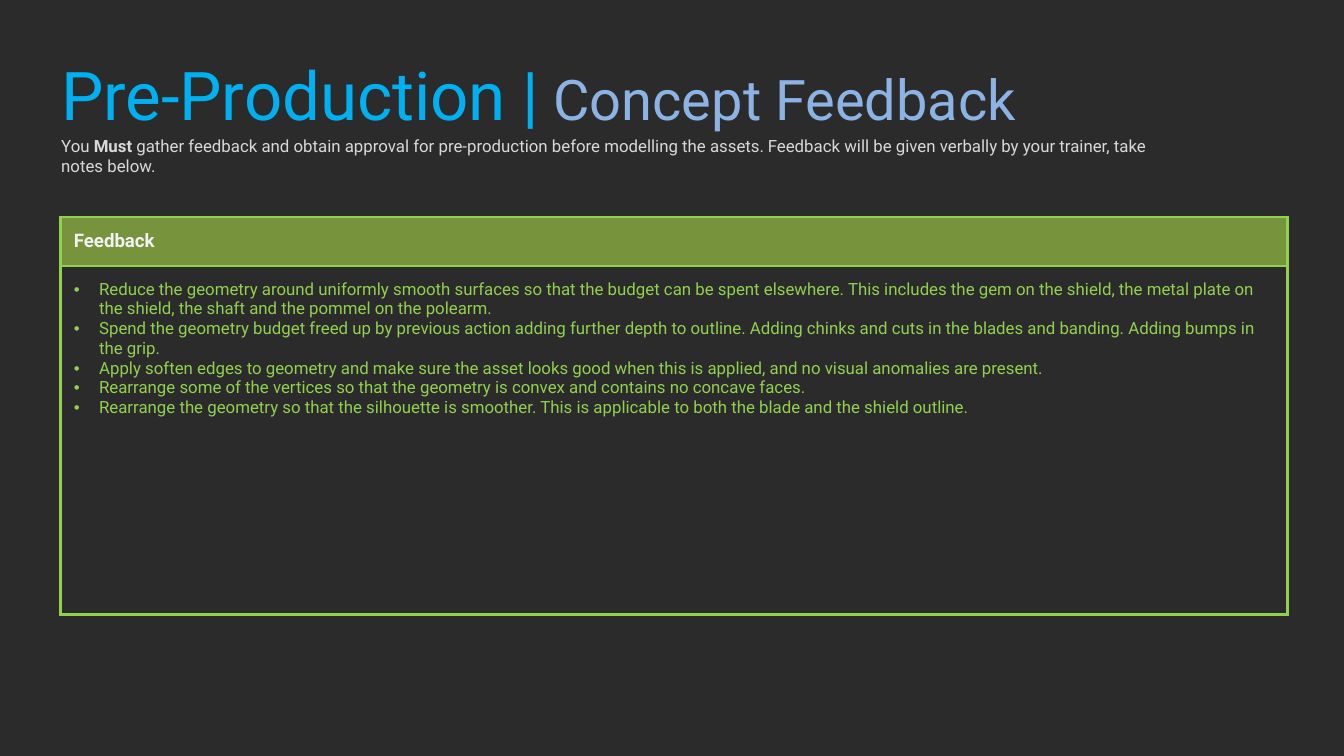
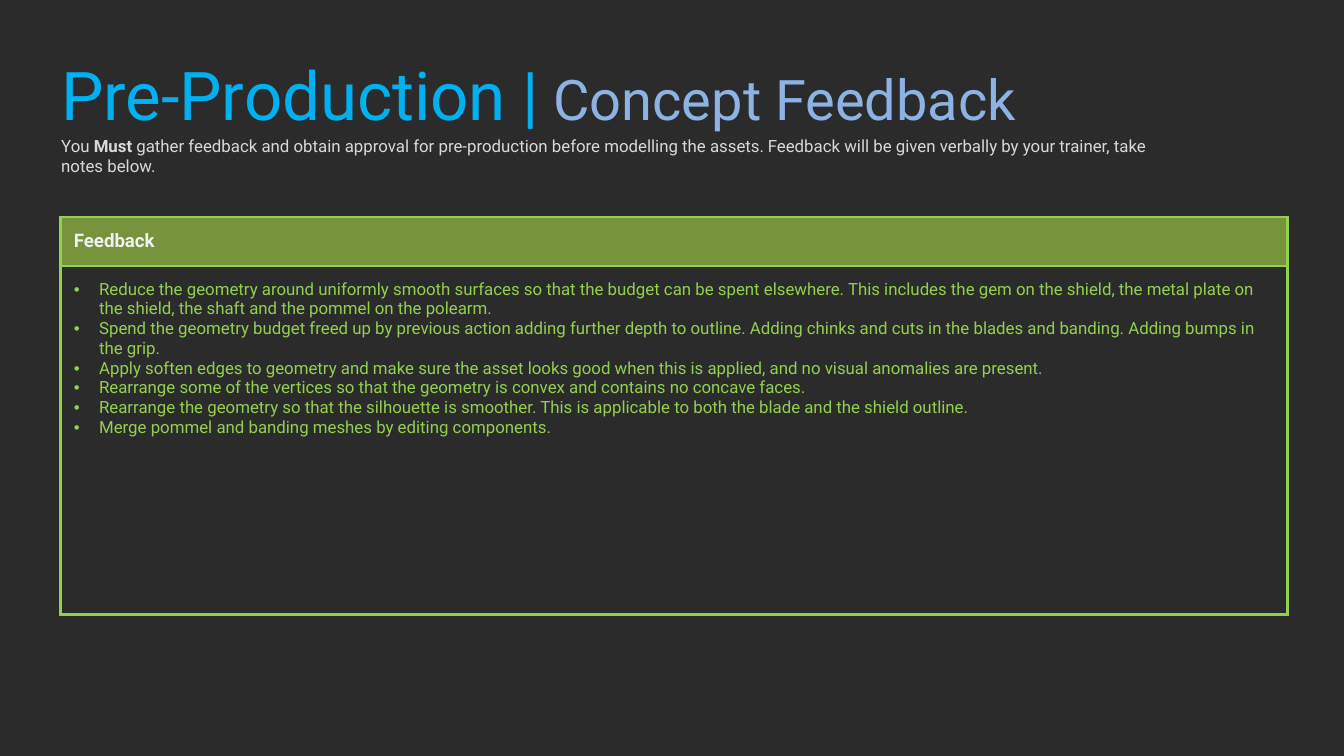
Before and after one commit to realityforge/aie_course, a slide deck: slide 18 of Assesment/3DArtPipeline_PeterDonald/3DArtPipeline_PeterDonald.pptx. Drawn at 1344x756 pixels with LibreOffice and Linux fonts; fonts in the diff are those of the drawing; background and template pictures are left out; a plain dark background stands for a picture behind light text. Boxes give left, top, right and bottom in pixels: in the first picture for what was removed or moved away, otherwise in the second. Text is boxed around its words. In the diff, an @@ line names an element or a change of style, - is before the commit and + after.

```diff
--- a/Assesment/3DArtPipeline_PeterDonald/3DArtPipeline_PeterDonald.pptx
+++ b/Assesment/3DArtPipeline_PeterDonald/3DArtPipeline_PeterDonald.pptx
@@ table at bbox=[60, 216, 1288, 614] @@
-row 2, column 1: Reduce the geometry around uniformly smooth surfaces so that the budget can be spent elsewhere. This includes the gem on the shield, the metal plate on the shield, the shaft and the pommel on the polearm. / Spend the geometry budget freed up by previous action adding further depth to outline. Adding chinks and cuts in the blades and banding. Adding bumps in the grip. / Apply soften edges to geometry and make sure the asset looks good when this is applied, and no visual anomalies are present. / Rearrange some of the vertices so that the geometry is convex and contains no concave faces. / Rearrange the geometry so that the silhouette is smoother. This is applicable to both the blade and the shield outline.
+row 2, column 1: Reduce the geometry around uniformly smooth surfaces so that the budget can be spent elsewhere. This includes the gem on the shield, the metal plate on the shield, the shaft and the pommel on the polearm. / Spend the geometry budget freed up by previous action adding further depth to outline. Adding chinks and cuts in the blades and banding. Adding bumps in the grip. / Apply soften edges to geometry and make sure the asset looks good when this is applied, and no visual anomalies are present. / Rearrange some of the vertices so that the geometry is convex and contains no concave faces. / Rearrange the geometry so that the silhouette is smoother. This is applicable to both the blade and the shield outline. / Merge pommel and banding meshes by editing components.
```
Also in this commit, not shown: 1 other slide changed.
